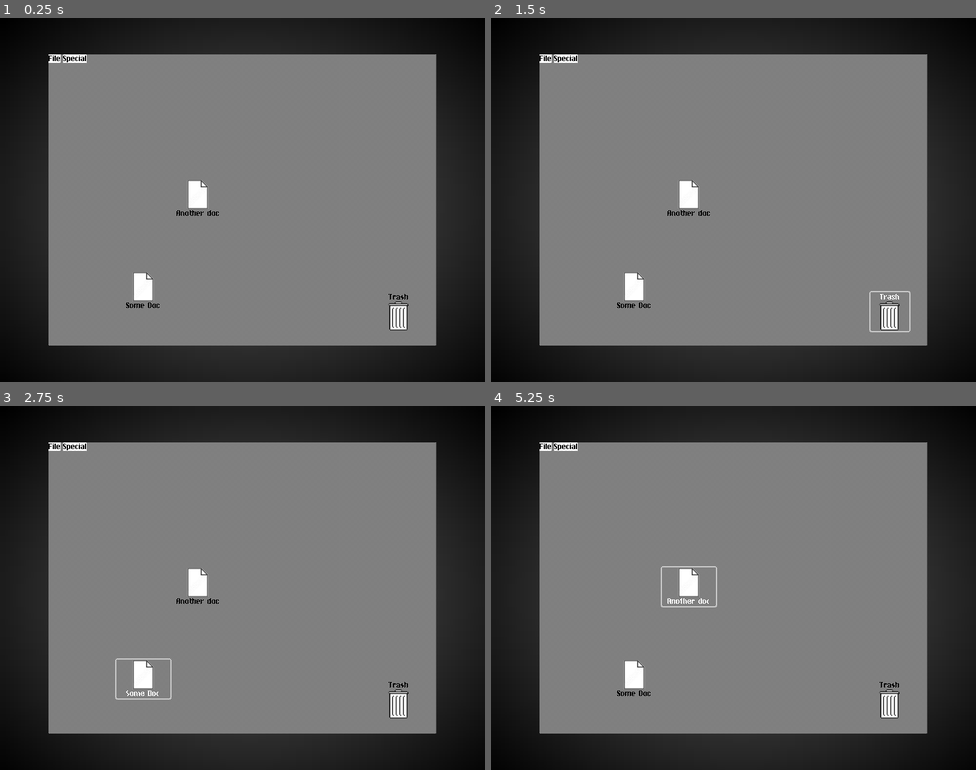
Above: before the commit, frames 1-4 (two rows, left to right).
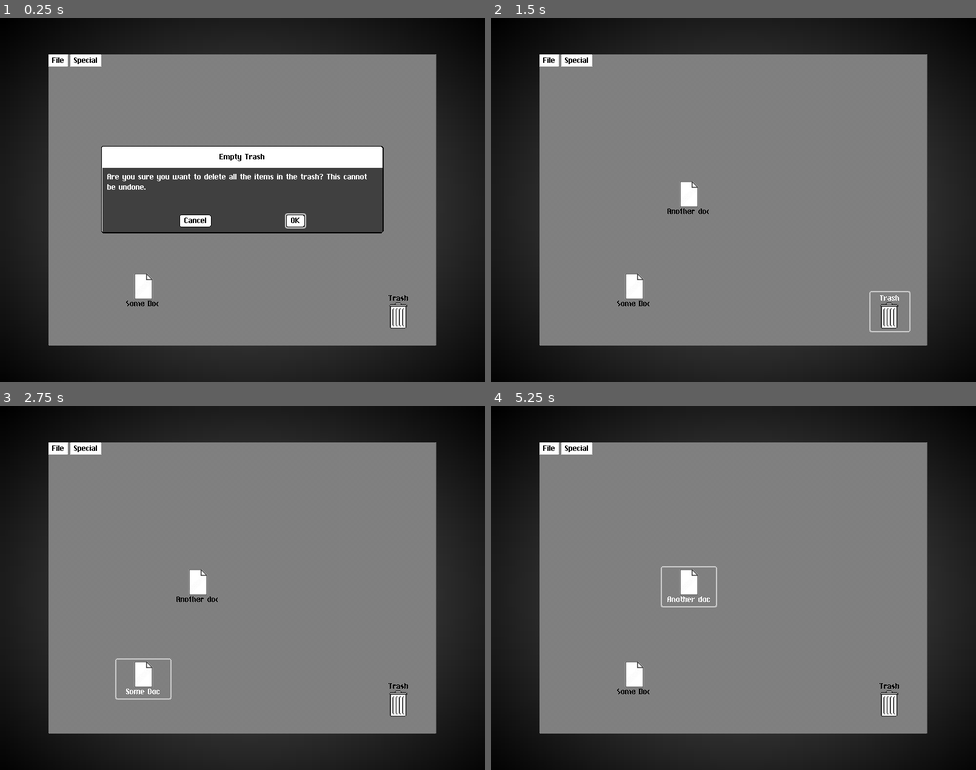
Above: after the commit, the same moments.

Repository: ee0pdt/gwj-78-erase
Game: Godot game, scene res://os1.tscn
Same seed, same stepped clock (60 frames per second), same inputs: the game is played once before the commit and once after it.
Inputs (mouse positions are in pixels of both pictures, inside the frame that each line leads up to):
- Up to frame 1 (0.25 s): no input
- Up to frame 2 (1.5 s): click (786, 221) at 0.5 s, where only the run after the commit has a clickable "OK"; click "Trash" at 1.25 s
- Up to frame 3 (2.75 s): click "Some Doc" at 2 s
- Up to frame 4 (5.25 s): click "Another doc" at 2.75 s; click "Trash" at 3.5 s; click "Some Doc" at 4.25 s; click "Another doc" at 5 s

The runs differ from the first frame. In frame 1, 12% of the frame differs, in the area x 10-85%, y 10-86%; in frame 2, 0.6%; in frame 3, 0.6%; in frame 4, 0.6%.

Commit message:
Improvements to os1 theme

Diff:
--- a/level/level.tscn
+++ b/level/level.tscn
@@ -68,6 +68,7 @@
 
 [node name="EmptyTrashDialog" parent="." instance=ExtResource("6_44x8d")]
 unique_name_in_owner = true
+visible = true
 
 [connection signal="canceled" from="EmptyTrashDialog" to="." method="_cancel_empty_trash"]
 [connection signal="confirmed" from="EmptyTrashDialog" to="." method="_confirm_empty_trash"]
--- a/themes/os1_mono.tres
+++ b/themes/os1_mono.tres
@@ -1,14 +1,26 @@
-[gd_resource type="Theme" load_steps=8 format=3 uid="uid://cmnrvs380oc6u"]
+[gd_resource type="Theme" load_steps=10 format=3 uid="uid://cmnrvs380oc6u"]
 
 [ext_resource type="FontFile" uid="uid://didgilb12w1ij" path="res://assets/fonts/ChiKareGo.ttf" id="1_0070d"]
 [ext_resource type="StyleBox" uid="uid://bbw4idcb3ejpp" path="res://themes/os1_mono.button_hover.stylebox" id="2_bbvwv"]
 [ext_resource type="StyleBox" uid="uid://dbme13r5qnk6w" path="res://themes/os1_mono_button_normal.stylebox" id="3_urqag"]
 
 [sub_resource type="StyleBoxFlat" id="StyleBoxFlat_urqag"]
+content_margin_left = 6.0
+content_margin_top = 3.0
+content_margin_right = 6.0
+content_margin_bottom = 3.0
 bg_color = Color(1, 1, 1, 1)
 
 [sub_resource type="StyleBoxFlat" id="StyleBoxFlat_32t6g"]
+content_margin_left = 6.0
+content_margin_top = 3.0
+content_margin_right = 6.0
+content_margin_bottom = 3.0
 bg_color = Color(0, 0, 0, 1)
+
+[sub_resource type="StyleBoxFlat" id="StyleBoxFlat_34a63"]
+
+[sub_resource type="StyleBoxFlat" id="StyleBoxFlat_o5ks6"]
 
 [sub_resource type="StyleBoxFlat" id="StyleBoxFlat_bbvwv"]
 bg_color = Color(1, 1, 1, 1)
@@ -51,6 +63,8 @@
 MenuBar/styles/normal = SubResource("StyleBoxFlat_urqag")
 MenuBar/styles/pressed = SubResource("StyleBoxFlat_32t6g")
 MenuButton/fonts/font = ExtResource("1_0070d")
+MenuButton/styles/normal = SubResource("StyleBoxFlat_34a63")
+MenuButton/styles/pressed = SubResource("StyleBoxFlat_o5ks6")
 PanelContainer/styles/panel = SubResource("StyleBoxFlat_bbvwv")
 RichTextLabel/colors/default_color = Color(0, 0, 0, 1)
 RichTextLabel/fonts/bold_font = ExtResource("1_0070d")
Binary file changed: themes/os1_mono.button_hover.stylebox
Binary file changed: themes/os1_mono_button_normal.stylebox
